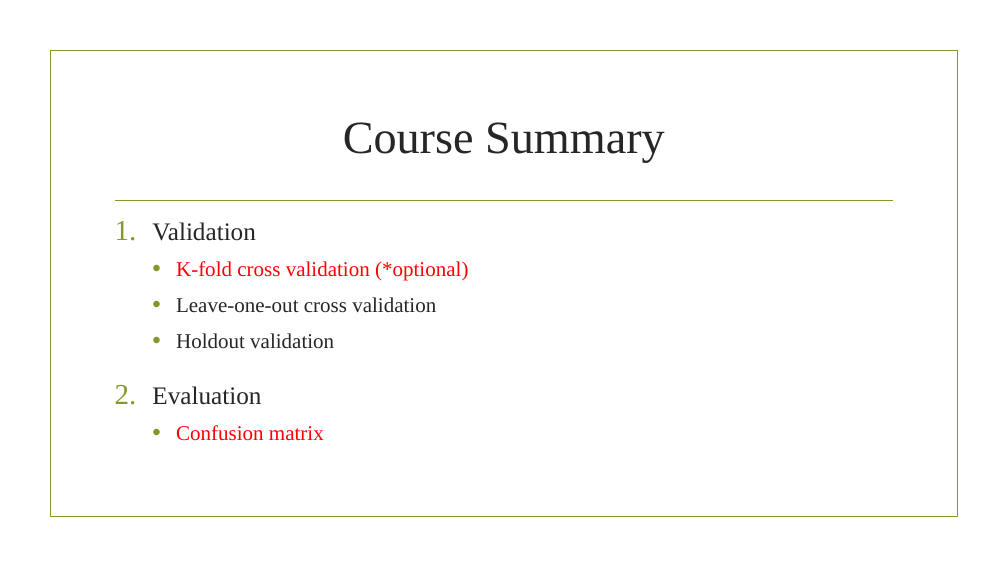
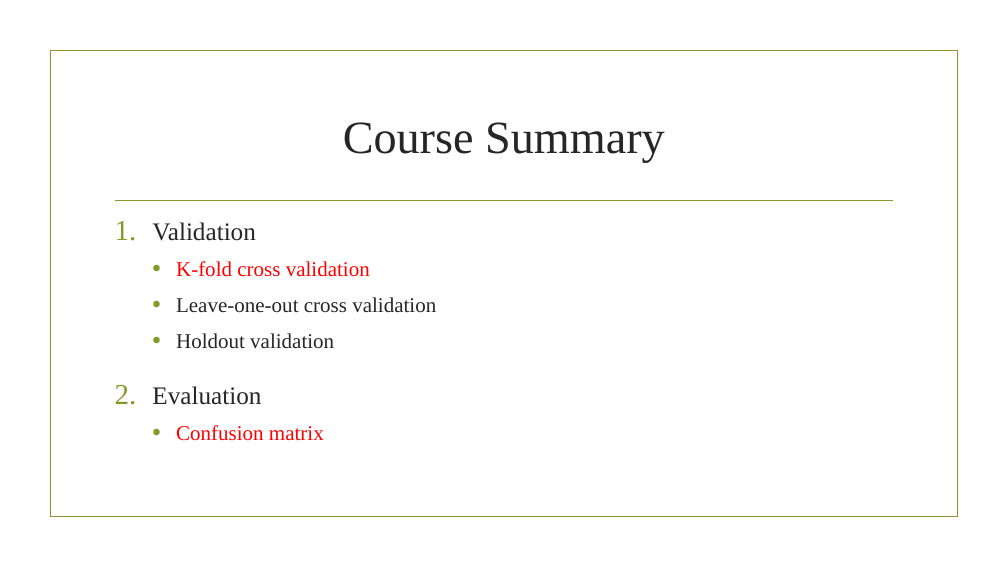
Before and after one commit to gama79530/ML_workshop, a slide deck: slide 2 of ML_workshop.pptx (slide 3 before the commit). Drawn at 1008x567 pixels with LibreOffice and Linux fonts; fonts in the diff are those of the drawing; background and template pictures are left out. Boxes give left, top, right and bottom in pixels: in the first picture for what was removed or moved away, otherwise in the second. Text is boxed around its words. In the diff, an @@ line names an element or a change of style, - is before the commit and + after.

```diff
--- a/ML_workshop.pptx
+++ b/ML_workshop.pptx
@@ text at (176, 261, 370, 277): text changed @@
-  • K-fold cross validation (*optional)
+  • K-fold cross validation
```
Also in this commit, not shown: 5 other slides changed, 2 slides added, 1 slide removed, 5 other files.
